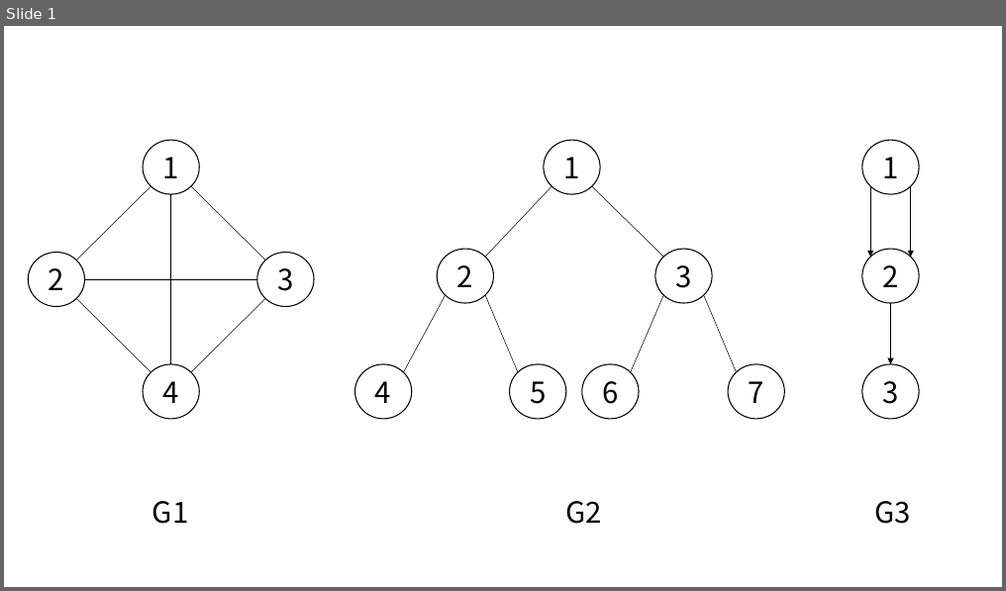
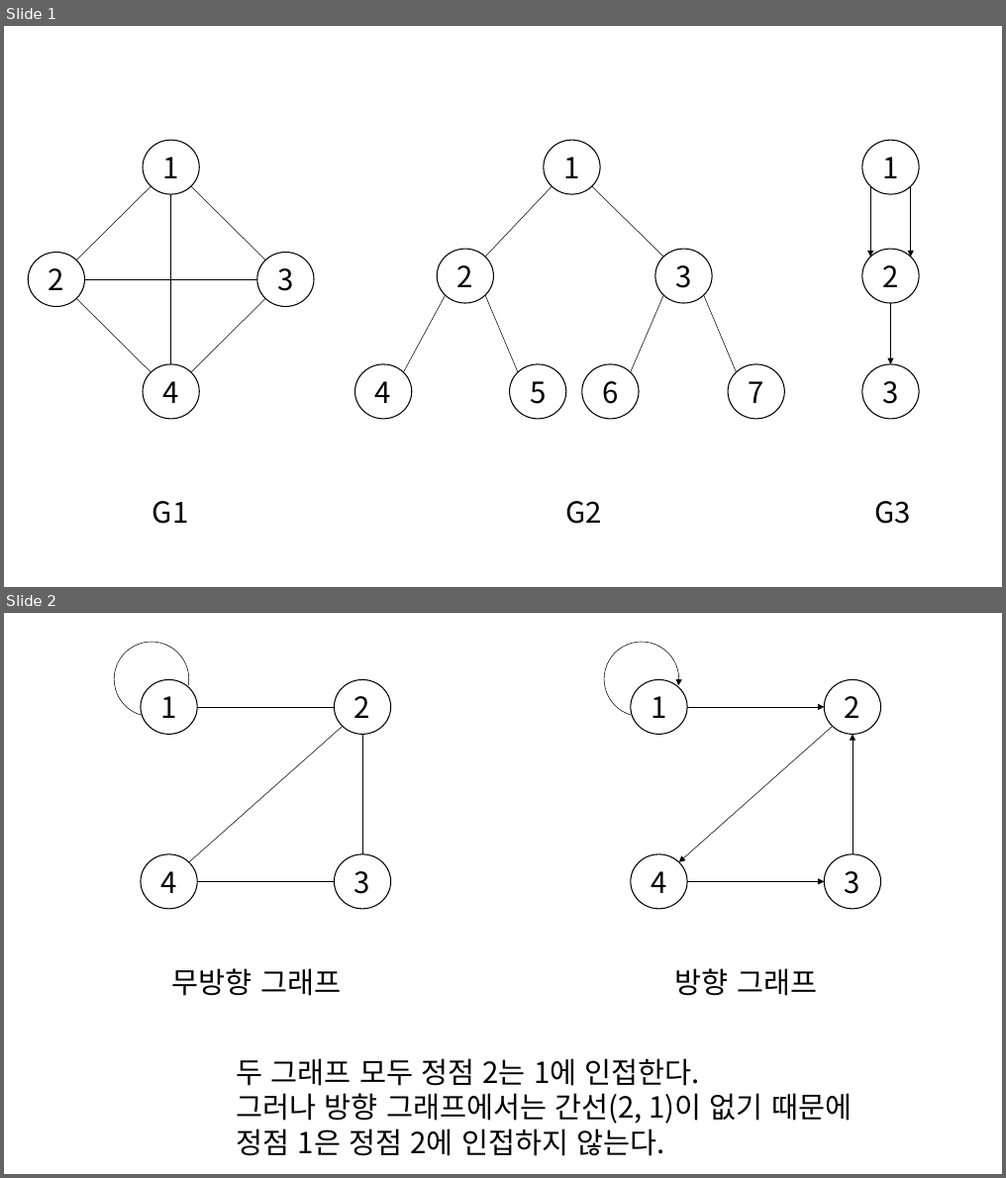
Before and after one commit to glitter1221/algorithm, a slide deck: graph/graph.pptx. Shown one above the other, each under a label of ours: slide 1 before the commit, slides 1 and 2 after it. The pictures are 1006x591 and 1006x1178 pixels, drawn with LibreOffice and Linux fonts; fonts in the diff are those of the drawing. Boxes give left, top, right and bottom in pixels: in the first picture for what was removed or moved away, otherwise in the second. Text is boxed around its words. In the diff, an @@ line names an element or a change of style, - is before the commit and + after.

```diff
--- a/graph/graph.pptx
+++ b/graph/graph.pptx
@@ slide 2 added at <box>4,613,1002,1174</box>, background #FFFFFF @@
@@ arc (boxed as its full ellipse) added at <box>114,642,189,716</box>, outline #000000 0.5 pt @@
@@ arc (boxed as its full ellipse) added at <box>604,642,679,716</box>, outline #000000 0.5 pt @@
@@ ellipse added at <box>141,679,197,735</box>, outline #000000 1 pt, 28 pt, text #000000 @@
+1
@@ ellipse added at <box>334,679,391,735</box>, outline #000000 1 pt, 28 pt, text #000000 @@
+2
@@ ellipse added at <box>631,679,687,735</box>, outline #000000 1 pt, 28 pt, text #000000 @@
+1
@@ ellipse added at <box>825,679,881,735</box>, outline #000000 1 pt, 28 pt, text #000000 @@
+2
@@ line added from (189, 862) to (343, 726), #000000 0.5 pt @@
@@ line added from (197, 707) to (334, 707), #000000 0.5 pt @@
@@ arrow added from (833, 726) to (679, 862), #000000 0.5 pt @@
@@ arrow added from (687, 707) to (825, 707), #000000 0.5 pt @@
@@ line added from (362, 735) to (362, 855), #000000 0.5 pt @@
@@ arrow added from (853, 855) to (853, 735), #000000 0.5 pt @@
@@ ellipse added at <box>141,855,197,909</box>, outline #000000 1 pt, 28 pt, text #000000 @@
+4
@@ ellipse added at <box>334,855,391,909</box>, outline #000000 1 pt, 28 pt, text #000000 @@
+3
@@ ellipse added at <box>631,855,687,909</box>, outline #000000 1 pt, 28 pt, text #000000 @@
+4
@@ ellipse added at <box>825,855,881,909</box>, outline #000000 1 pt, 28 pt, text #000000 @@
+3
@@ line added from (197, 881) to (334, 881), #000000 0.5 pt @@
@@ arrow added from (687, 881) to (825, 881), #000000 0.5 pt @@
@@ text added at <box>172,968,341,996</box>, 28 pt, text #000000 @@
+무방향 그래프
@@ text added at <box>675,968,817,996</box>, 28 pt, text #000000 @@
+방향 그래프
@@ text added at <box>237,1059,851,1157</box>, 28 pt, text #000000 @@
+두 그래프 모두 정점 2는 1에 인접한다.
+그러나 방향 그래프에서는 간선(2, 1)이 없기 때문에
+정점 1은 정점 2에 인접하지 않는다.
```
Also in this commit, not shown: 1 other slide added, 3 other files.
